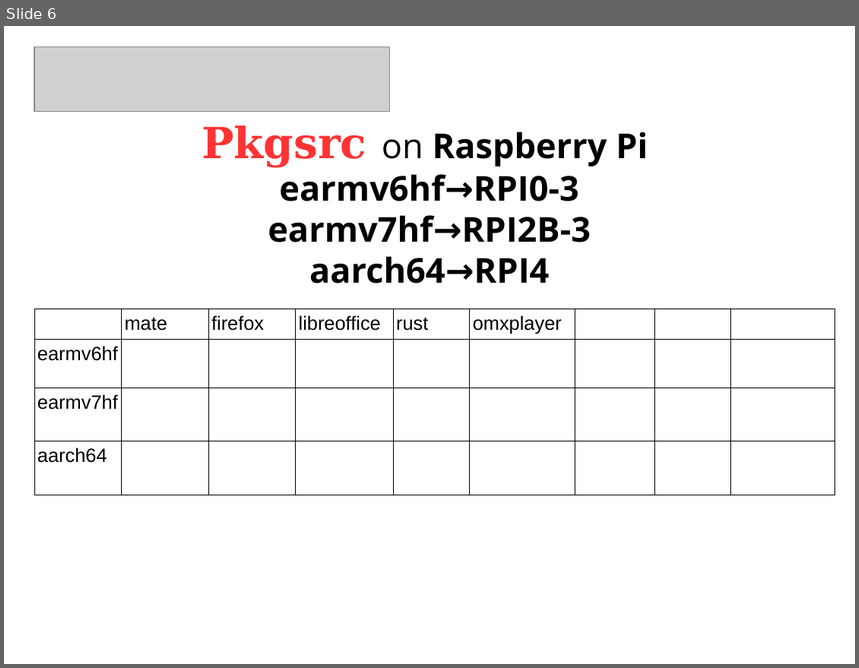
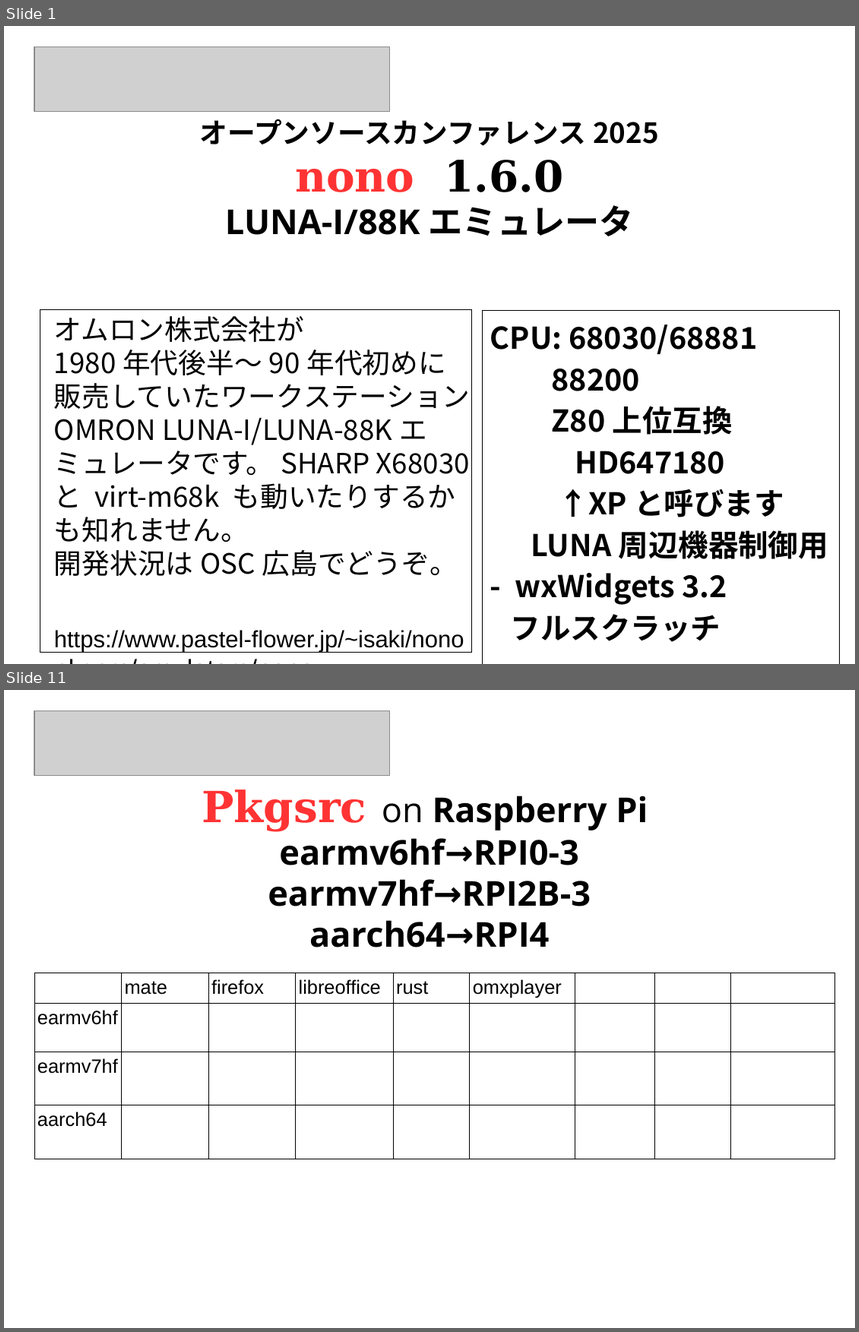
Before and after one commit to ebijun/osc-demo, a slide deck: Pop/RPI4.odp. Shown one above the other, each under a label of ours: slide 6 before the commit, slides 1 and 11 after it; the slides between them are not shown. The pictures are 859x668 and 859x1332 pixels, drawn with LibreOffice and Linux fonts; fonts in the diff are those of the drawing; grey boxes stand for pictures. Boxes give left, top, right and bottom in pixels: in the first picture for what was removed or moved away, otherwise in the second. Text is boxed around its words. In the diff, an @@ line names an element or a change of style, - is before the commit and + after.

Commit message:
pop nono

```diff
--- a/Pop/RPI4.odp
+++ b/Pop/RPI4.odp
@@ slide 1 added at bbox=[4, 26, 855, 664], background #FFFFFF @@
@@ picture added at bbox=[34, 47, 390, 112] @@
@@ text added at bbox=[200, 119, 659, 235], 26 pt, text #000000, bold @@
+オープンソースカンファレンス2025
+nono 1.6.0
+LUNA-I/88Kエミュレータ
@@ rectangle added at bbox=[40, 309, 472, 652], fill #FFFFFF, outline #000000 0 pt @@
@@ text added at bbox=[54, 316, 470, 652], 26 pt, text #000000 @@
+オムロン株式会社が
+1980年代後半～90年代初めに販売していたワークステーションOMRON LUNA-I/LUNA-88Kエミュレータです。SHARP X68030 と virt-m68k も動いたりするかも知れません。
+開発状況はOSC広島でどうぞ。
+https://www.pastel-flower.jp/~isaki/nono
+pkgsrc/emulators/nono
@@ rectangle added at bbox=[483, 310, 841, 664], fill #FFFFFF, outline #000000 0 pt, 28 pt, text #000000, bold @@
+CPU: 68030/68881
+88200
+Z80上位互換
+HD647180
+↑XPと呼びます
+LUNA周辺機器制御用
+- wxWidgets 3.2
+フルスクラッチ
@@ what was slide 6 is now slide 11 @@
```
Also in this commit, not shown: 5 slides changed, 4 other slides added.
